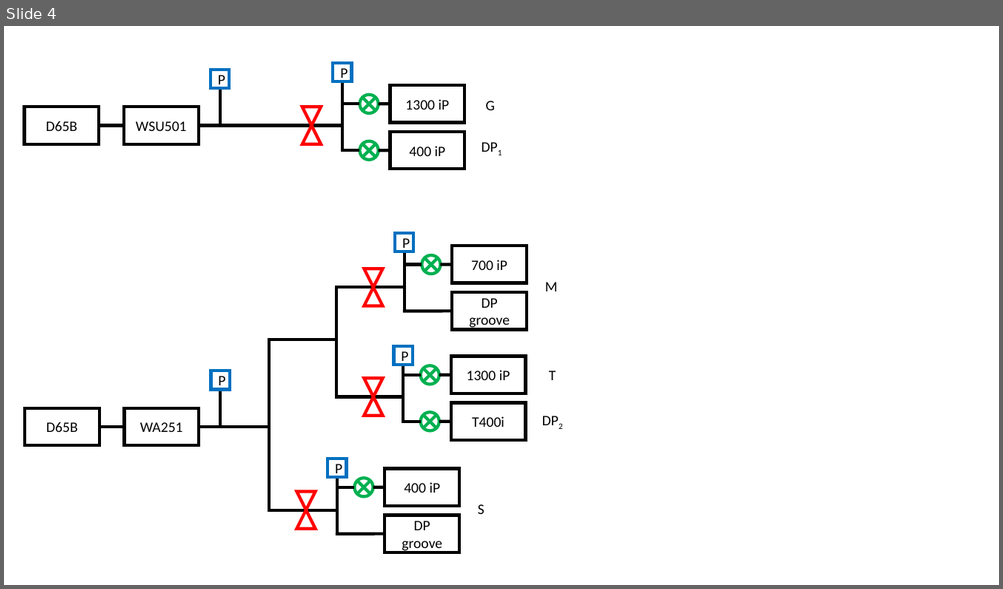
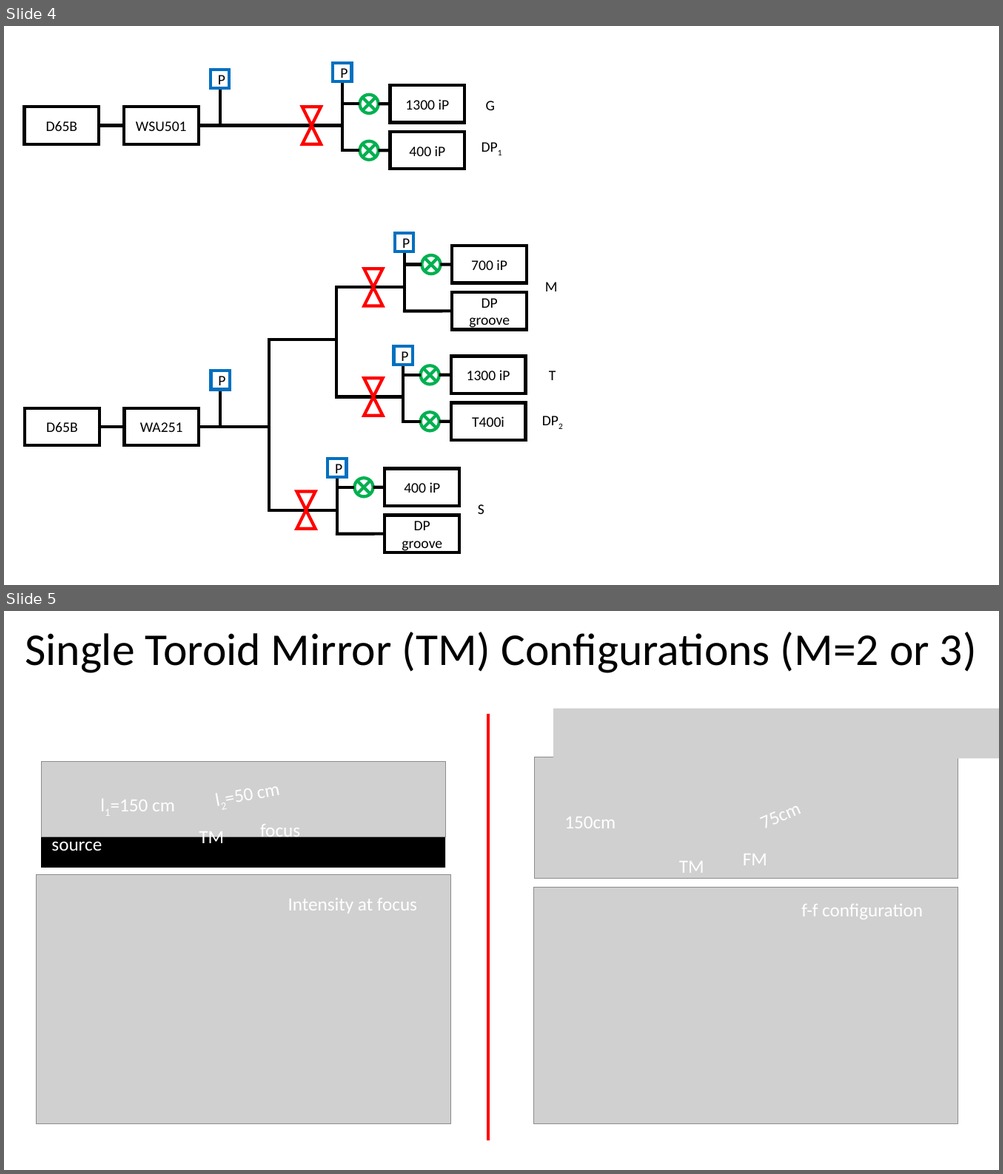
Before and after one commit to greg-codes/dissertation, a slide deck: figures/chap2/chap 2 figures.pptx. Shown one above the other, each under a label of ours: slide 4 before the commit, slides 4 and 5 after it. The pictures are 1003x589 and 1003x1174 pixels, drawn with LibreOffice and Linux fonts; fonts in the diff are those of the drawing; grey boxes stand for pictures. Boxes give left, top, right and bottom in pixels: in the first picture for what was removed or moved away, otherwise in the second. Text is boxed around its words. In the diff, an @@ line names an element or a change of style, - is before the commit and + after.

Commit message:
XUV optics: focusing conditions

```diff
--- a/figures/chap2/chap 2 figures.pptx
+++ b/figures/chap2/chap 2 figures.pptx
@@ slide 5 added at (4,611,999,1170), background #FFFFFF @@
@@ title added at (25,632,976,673), 44 pt, text #000000 @@
+Single Toroid Mirror (TM) Configurations (M=2 or 3)
@@ line added from (488, 714) to (488, 1142), #FF0000 3 pt @@
@@ picture added at (553,709,999,759) @@
@@ group added at (36,762,450,1125): 6 texts, 2 pictures, 1 rectangle @@
+Intensity at focus
+TM
+l1=150 cm
+l2=50 cm
+focus
+source
@@ group added at (535,758,958,879): 4 texts, 1 picture @@
+150cm
+75cm
+TM
+FM
@@ picture added at (534,887,958,1124) @@
@@ text added at (801,904,922,920), 18 pt, text #FFFFFF @@
+f-f configuration
```
Also in this commit, not shown: 1 other slide added, 24 other files.
